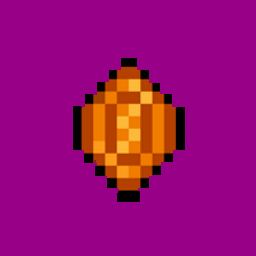
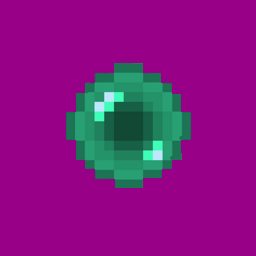
Layered file, before and after one edit (256x256). Changes by layer:
showed "367-3670436_minecraft-pixel-art-maker-hey-my-ender-pearl.jpg", painted on it over [65, 57, 191, 202]
hid "gem-clipart-pixel-art-2.jpg", painted on it over [65, 57, 191, 202]
